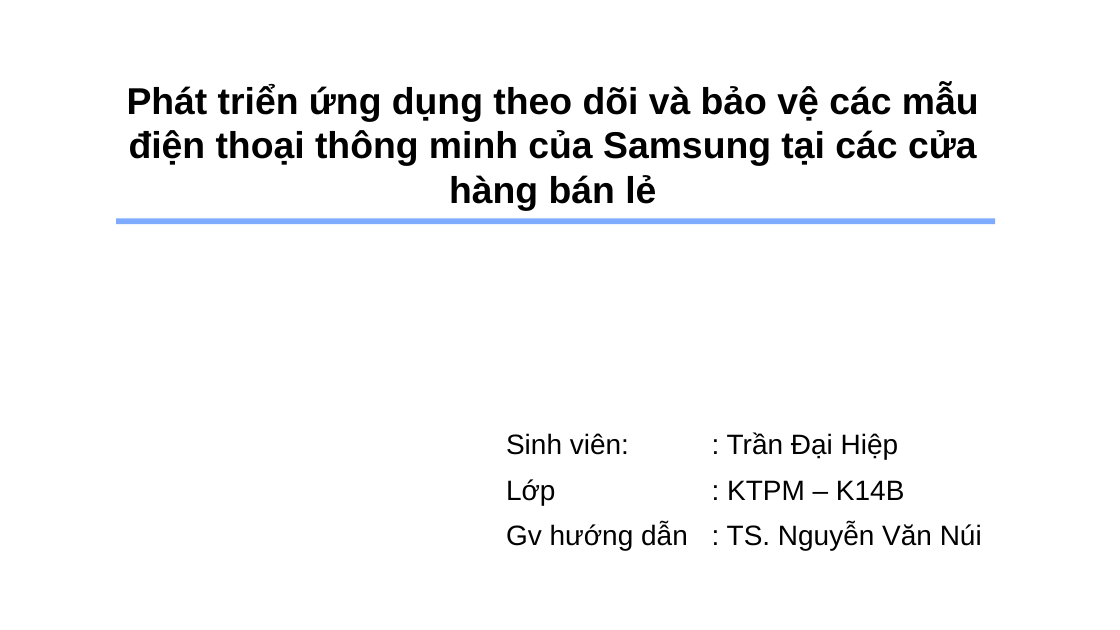
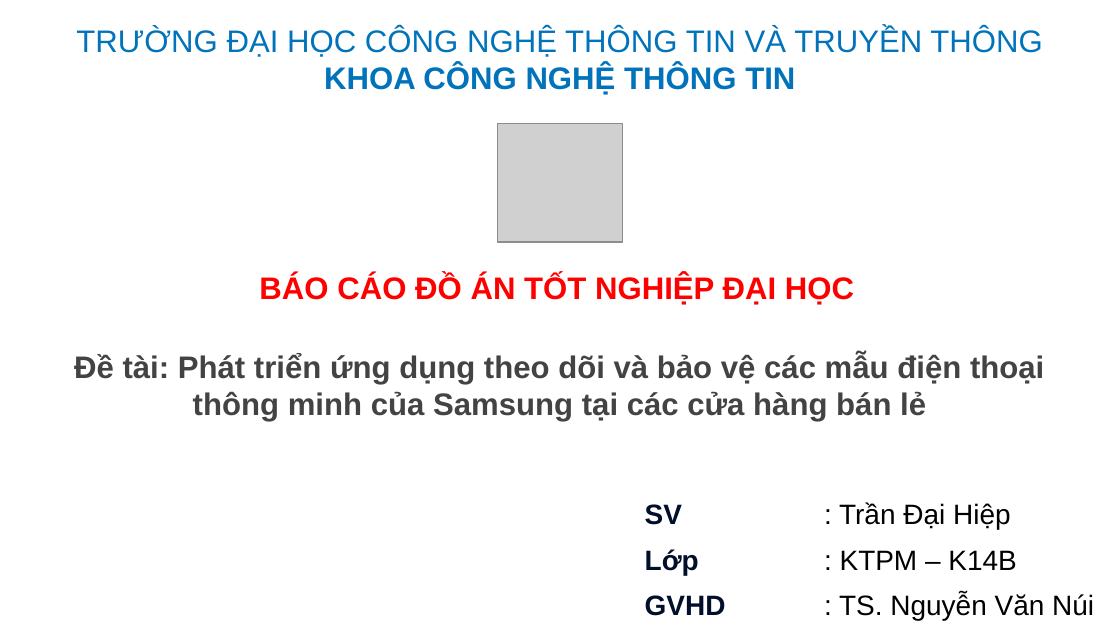
Before and after one commit to daihieptn97/share, a slide deck: slide 1 of Minimal Charm Blue variant.pptx. Drawn at 1120x630 pixels with LibreOffice and Linux fonts; fonts in the diff are those of the drawing; grey boxes stand for pictures. Boxes give left, top, right and bottom in pixels: in the first picture for what was removed or moved away, otherwise in the second. Text is boxed around its words. In the diff, an @@ line names an element or a change of style, - is before the commit and + after.

Commit message:
fix PP

```diff
--- a/Minimal Charm Blue variant.pptx
+++ b/Minimal Charm Blue variant.pptx
@@ text added at (76, 27, 1042, 95), 20 pt, text #0073BA @@
+TRƯỜNG ĐẠI HỌC CÔNG NGHỆ THÔNG TIN VÀ TRUYỀN THÔNG
+KHOA CÔNG NGHỆ THÔNG TIN
@@ picture added at (497, 123, 623, 242) @@
@@ rectangle removed at (116, 218, 996, 224) @@
@@ text added at (259, 275, 854, 305), 20 pt, text #FF0000, bold @@
+BÁO CÁO ĐỒ ÁN TỐT NGHIỆP ĐẠI HỌC
@@ title "Đề tài: Phát triển ứng ..." at (74, 353, 1044, 422): vertical alignment top to middle @@
@@ title at (74, 353, 1044, 422): text changed; size 24 to 20 pt; text colour #000000 to #434343 @@
-Phát triển ứng dụng theo dõi và bảo vệ các mẫu điện thoại thông minh của Samsung tại các cửa hàng bán lẻ
+Đề tài: Phát triển ứng dụng theo dõi và bảo vệ các mẫu điện thoại thông minh của Samsung tại các cửa hàng bán lẻ
@@ table at (634, 494, 1120, 630) @@
-row 1, column 1: Sinh viên:
+row 1, column 1: SV
-row 3, column 1: Gv hướng dẫn
+row 3, column 1: GVHD
@@ text colour #000000 to #010F2B, bold on in "Lớp" @@
@@ table: place and size @@
-table at (495, 423, 1053, 560)
+table at (634, 494, 1120, 630)
```
